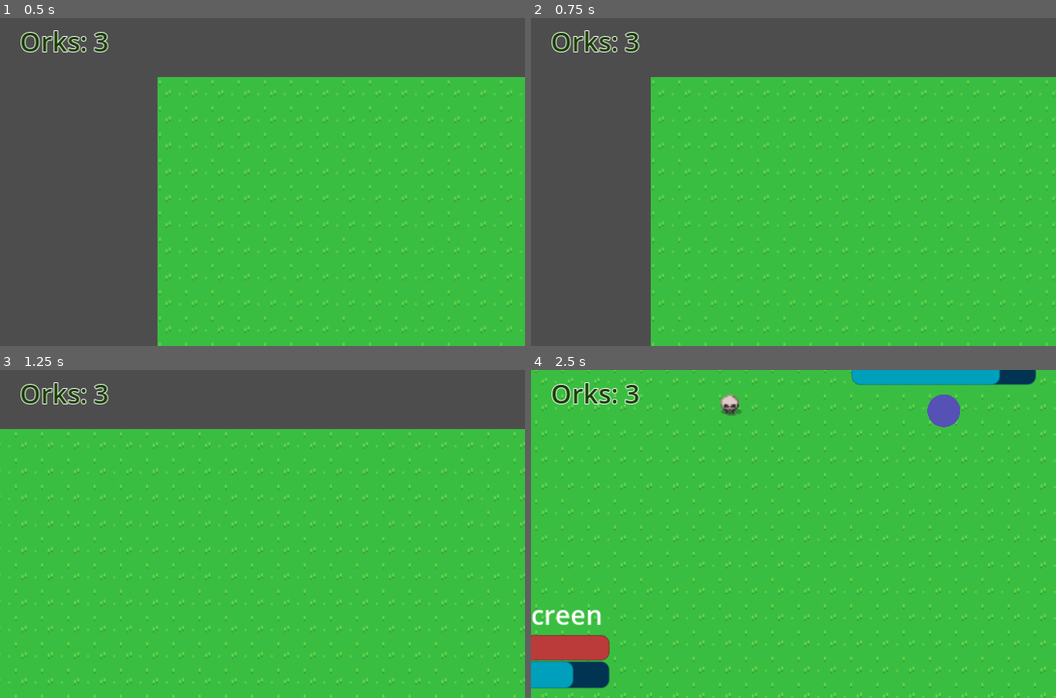
Above: before the commit, frames 1-4 (two rows, left to right).
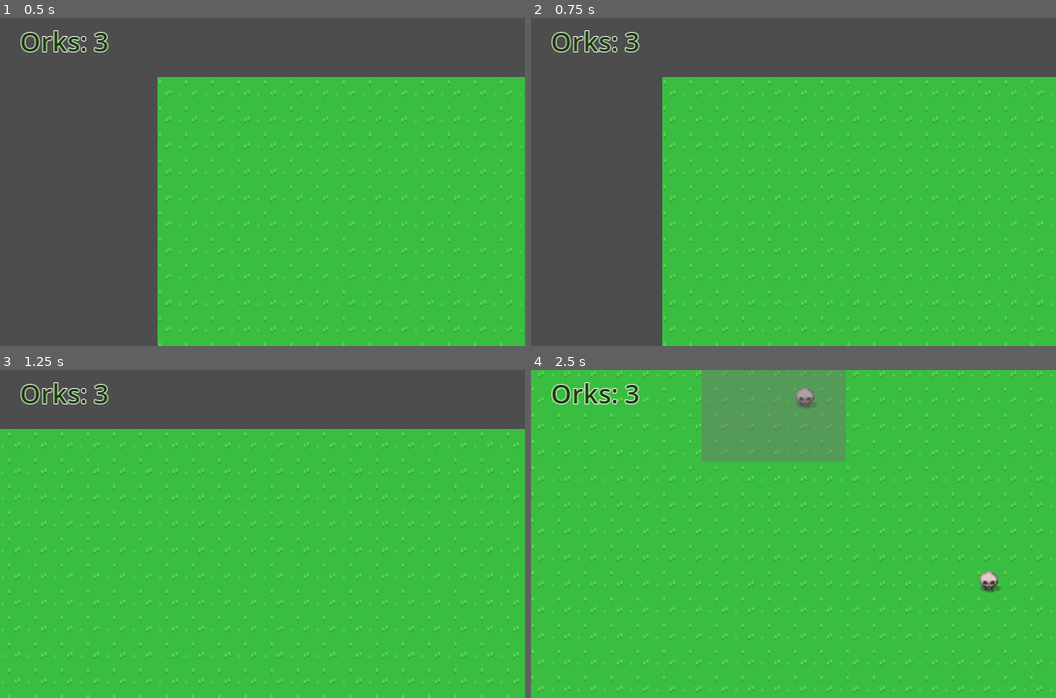
Above: after the commit, the same moments.

Repository: BurntRobot/ork-goddess
Game: Godot game, scene res://world.tscn
Two runs of this game, one before a commit and one after it. Both use one fixed random seed, a clock stepped at 60 frames per second and the inputs below.
Inputs (mouse positions are in pixels of both pictures, inside the frame that each line leads up to):
- Up to frame 1 (0.5 s): no input
- Up to frame 2 (0.75 s): tap Enter at 0.5 s; move the mouse to (909, 165) at 0.52 s; press the mouse at (909, 165) at 0.53 s; hold D (right) from 0.53 s (still down)
- Up to frame 3 (1.25 s): keep holding D (right)
- Up to frame 4 (2.5 s): move the mouse to (688, 550) at 1.27 s; release D (right) at 1.28 s; release the mouse at (688, 550) at 1.28 s; hold S (down) 1.28-2.03 s; click (688, 550) at 1.35 s; move the mouse to (846, 461) at 2.02 s; press the mouse at (846, 461) at 2.03 s; hold D (right) from 2.03 s (still down)

Frame 1 is identical in both runs. In frame 2, 5.0% of the frame differs, in the area x 22-100%, y 18-100%; in frame 3, 4.2%; in frame 4, 18%, in the area x 0-100%, y 0-100%.

Commit message:
Adjust camera speed with zoom.

Diff:
--- a/Camera.gd
+++ b/Camera.gd
@@ -8,7 +8,7 @@
 var zoom_speed = 0.0
 var zoom_threshold = 0.05
 var zoom_sliding = 0.005 / 50
-var camera_speed = 10
+var camera_speed = 7
 
 var input_direction = Vector2.ZERO
 
@@ -19,7 +19,7 @@
 
 func _move_camera():
 	_get_input_direction()
-	position += input_direction * camera_speed
+	position += input_direction * (camera_speed / zoom.x)
 
 func _zoom_camera():
 	if zoom.x < (max_zoom - zoom_threshold) and zoom.x > (min_zoom + zoom_threshold):
@@ -28,7 +28,6 @@
 	elif zoom.x >= (max_zoom - zoom_threshold):
 		if zoom_speed > 0 and zoom.x < max_zoom:
 			zoom_speed = 0
-			print("here 2")
 			zoom.move_toward(Vector2(max_zoom, max_zoom), zoom_step)
 		elif zoom_speed < 0:
 			zoom.x += zoom_speed
@@ -36,7 +35,6 @@
 	elif zoom.x <= (min_zoom + zoom_threshold):
 		if zoom_speed < 0 and zoom.x > min_zoom:
 			zoom_speed = 0
-			print("here 3")
 			zoom.move_toward(Vector2(min_zoom, min_zoom), zoom_step)
 		elif zoom_speed > 0:
 			zoom.x += zoom_speed
Not shown, changed: README.md
